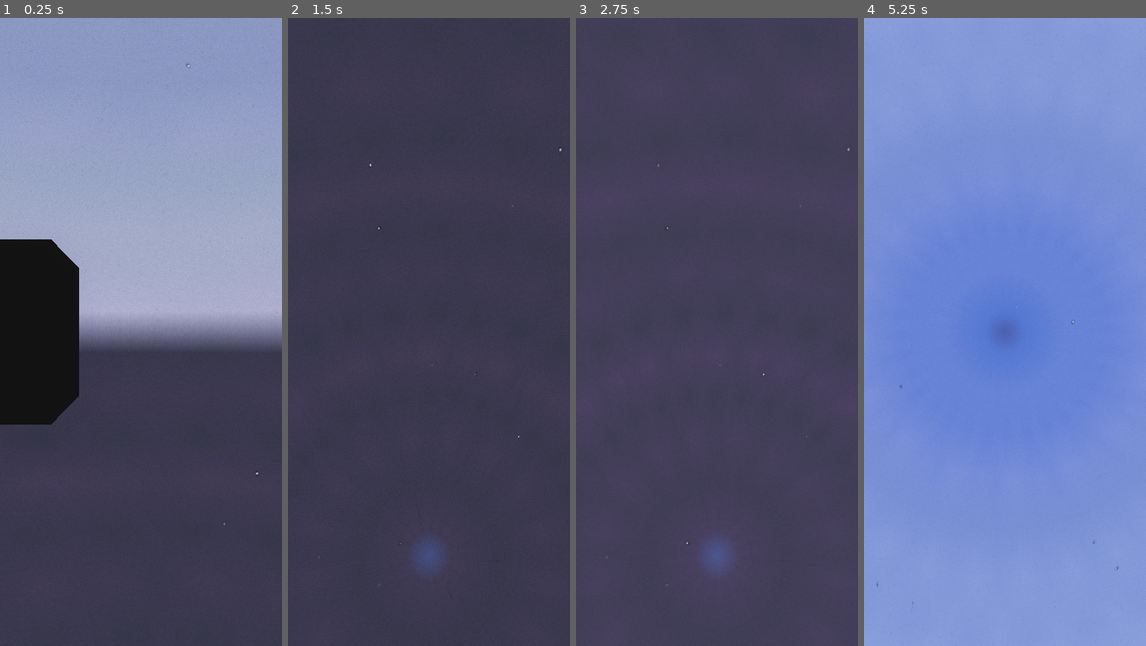
Above: before the commit, frames 1-4 (left to right).
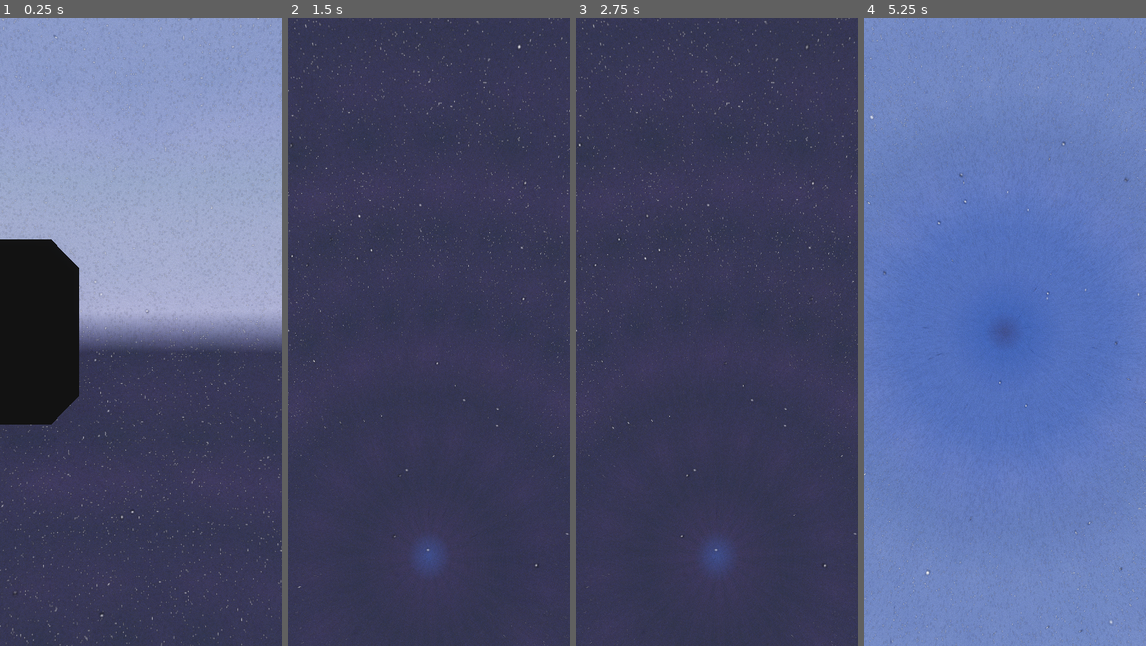
Above: after the commit, the same moments.

Repository: Capstone-Mystery-Machine/spotnik
Game: Godot game, scene res://scenes/worldspawn.tscn
Two runs of this game, one before a commit and one after it. Both use one fixed random seed, a clock stepped at 60 frames per second and the inputs below. A sky picture missing from this copy of the repository is replaced by a grey-blue gradient.
Inputs (mouse positions are in pixels of both pictures, inside the frame that each line leads up to):
- Up to frame 1 (0.25 s): no input
- Up to frame 2 (1.5 s): tap Enter at 0.5 s; move the mouse to (491, 300) at 0.52 s; press the mouse at (491, 300) at 0.53 s; move the mouse to (414, 332) at 1.27 s; release the mouse at (414, 332) at 1.28 s; tap I at 1.35 s
- Up to frame 3 (2.75 s): move the mouse to (745, 193) at 2.02 s; press the mouse at (745, 193) at 2.03 s
- Up to frame 4 (5.25 s): move the mouse to (1002, 344) at 2.77 s; release the mouse at (1002, 344) at 2.78 s; tap I at 2.85, 4.35 s; tap Space at 3.5 s; move the mouse to (1089, 426) at 3.52 s; press the mouse at (1089, 426) at 3.53 s; move the mouse to (982, 325) at 4.27 s; release the mouse at (982, 325) at 4.28 s; move the mouse to (1019, 332) at 5.02 s; press the mouse at (1019, 332) at 5.03 s

The runs differ from the first frame. In frame 1, 0.8% of the frame differs, in the area x 0-100%, y 0-100%; in frame 2, 0.8%; in frame 3, 0.6%; in frame 4, 43%.

Commit message:
feat: adjusted look and feel of star field

Diff:
--- a/scenes/skybox.gd
+++ b/scenes/skybox.gd
@@ -85,7 +85,7 @@
 @export var stars_field_material: SkyboxLayerMaterial = SkyboxLayerMaterial.new(
 	Color(0, 0, 0, 0.6),
 	Color(0.15, 0.15, 0.15, 1.0),
-	2.0,
+	0.7,
 )
 
 @export_group("Projection Settings")
--- a/scenes/skybox.tscn
+++ b/scenes/skybox.tscn
@@ -39,7 +39,7 @@
 shader_parameter/texture_albedo = ExtResource("4_vk4a3")
 shader_parameter/texture_emission = ExtResource("4_vk4a3")
 shader_parameter/background_color_tint = Color(0.8, 0.8, 1, 1)
-shader_parameter/background_dimming = 0.01
+shader_parameter/background_dimming = 0.15
 shader_parameter/background_horizontal_shift = 0.33
 
 [sub_resource type="SphereMesh" id="SphereMesh_mu0ws"]
--- a/scenes/worldspawn.tscn
+++ b/scenes/worldspawn.tscn
@@ -50,7 +50,7 @@
 script = ExtResource("8_5nanx")
 albedo_color = Color(0, 0, 0, 0.6)
 emission_color = Color(0.15, 0.15, 0.15, 1)
-emission_energy = 0.45
+emission_energy = 0.7
 
 [sub_resource type="Resource" id="Resource_2mssp"]
 script = ExtResource("11_v1r0n")
@@ -80,7 +80,6 @@
 landmark_scene = ExtResource("3_cojv1")
 
 [node name="Skybox" parent="." instance=ExtResource("5_kpp3c")]
-transform = Transform3D(1, 0, 0, 0, 1, 0, 0, 0, 1, -8.717179e-06, -0.00014829636, 5.4240227e-06)
 void_texture = ExtResource("6_u6u3q")
 nebulae_texture = ExtResource("7_fenpy")
 nebulae_near_material = SubResource("Resource_f1x51")
@@ -94,7 +93,6 @@
 stars_field_material = SubResource("Resource_nu1fu")
 projection_radius = 100.0
 nebulae_carving_noise_texture = ExtResource("12_v1r0n")
-stars_field_background_dimming = 0.01
 stars_point_near_twinkle = SubResource("Resource_2mssp")
 stars_point_mid_twinkle = SubResource("Resource_whaij")
 stars_point_far_twinkle = SubResource("Resource_sdh5a")
--- a/textures/skybox_field_stars.tres
+++ b/textures/skybox_field_stars.tres
@@ -1,19 +1,18 @@
 [gd_resource type="NoiseTexture2D" load_steps=3 format=3 uid="uid://c47uk04kxrdwu"]
 
 [sub_resource type="Gradient" id="Gradient_p073a"]
-interpolation_mode = 1
-offsets = PackedFloat32Array(0, 0.001)
+interpolation_mode = 2
+offsets = PackedFloat32Array(0, 0.075)
 colors = PackedColorArray(1, 1, 1, 1, 0, 0, 0, 0)
 
 [sub_resource type="FastNoiseLite" id="FastNoiseLite_lidsi"]
 noise_type = 2
 seed = 9
-frequency = 0.999
+frequency = 0.9999
 fractal_type = 0
 cellular_return_type = 0
 domain_warp_enabled = true
 domain_warp_fractal_type = 2
-domain_warp_fractal_octaves = 4
 
 [resource]
 width = 2160
--- a/textures/skybox_point_stars.tres
+++ b/textures/skybox_point_stars.tres
@@ -2,13 +2,13 @@
 
 [sub_resource type="Gradient" id="Gradient_p073a"]
 interpolation_mode = 1
-offsets = PackedFloat32Array(0, 0.001)
+offsets = PackedFloat32Array(0, 0.005)
 colors = PackedColorArray(1, 1, 1, 1, 0, 0, 0, 0)
 
 [sub_resource type="FastNoiseLite" id="FastNoiseLite_7dxpu"]
 noise_type = 2
 seed = 2
-frequency = 0.99
+frequency = 0.9999
 fractal_type = 0
 domain_warp_enabled = true
 domain_warp_type = 2
